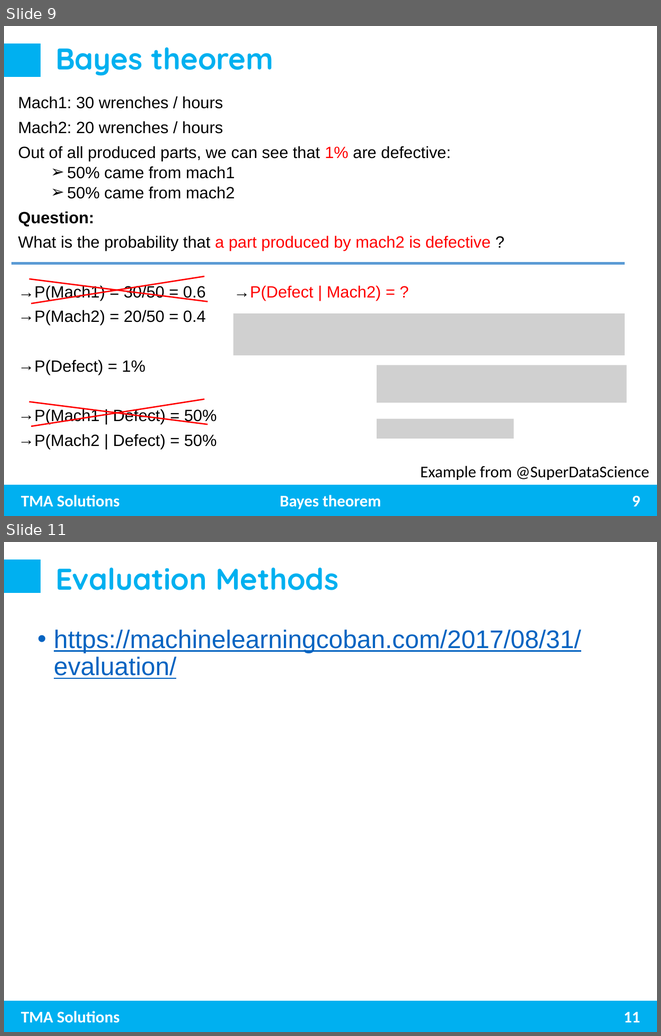
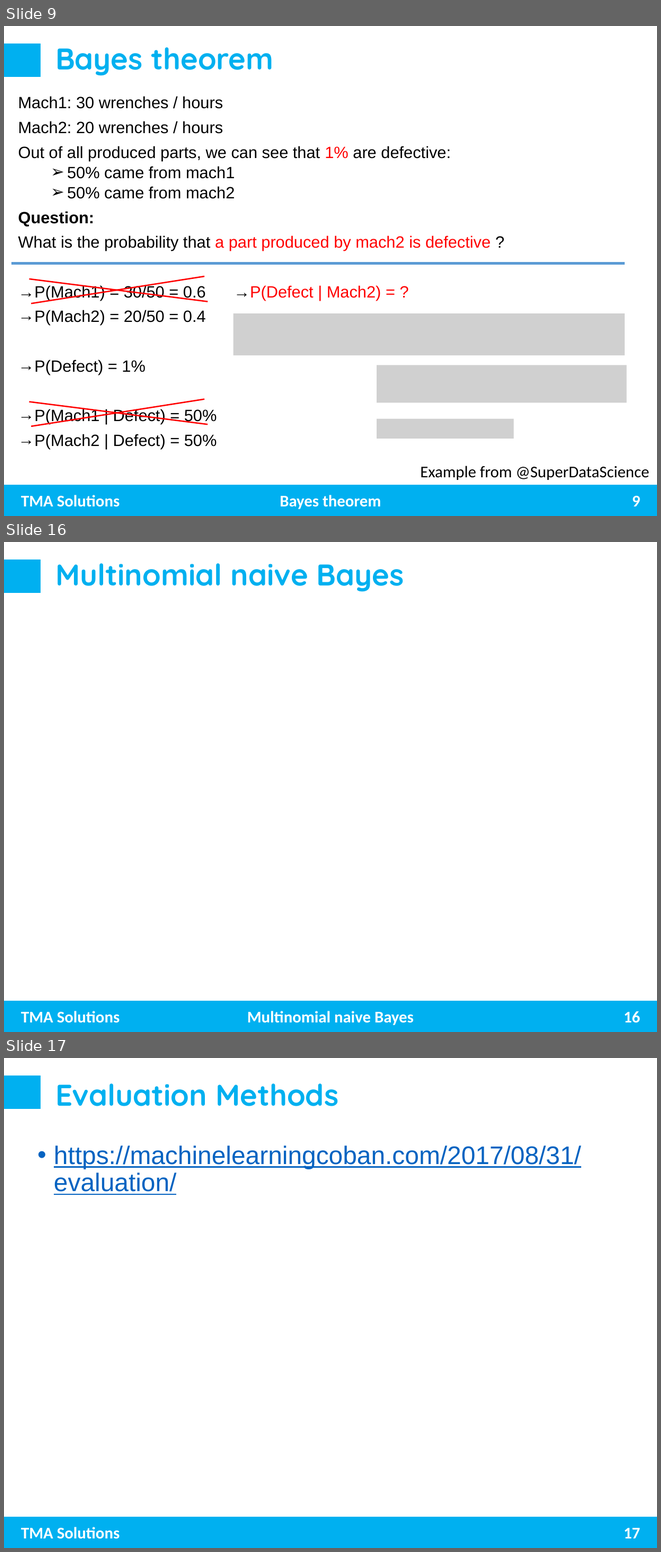
Before and after one commit to trungnghia2009/MachineLearning, a slide deck: Naive Bayes.pptx. Shown one above the other, each under a label of ours: slides 9 and 11 before the commit, slides 9, 16 and 17 after it; the slides between them are not shown. The pictures are 661x1036 and 661x1552 pixels, drawn with LibreOffice and Linux fonts; fonts in the diff are those of the drawing; grey boxes stand for pictures. Boxes give left, top, right and bottom in pixels: in the first picture for what was removed or moved away, otherwise in the second. Text is boxed around its words. In the diff, an @@ line names an element or a change of style, - is before the commit and + after.

Commit message:
add more detail to Naive Bayes

```diff
--- a/Naive Bayes.pptx
+++ b/Naive Bayes.pptx
@@ slide 16 added at [4,542,657,1032], background #FFFFFF; not listed: 3 template elements that a slide beside it also shows @@
@@ title added at [55,563,404,592], 33 pt, text #00B0F0, bold @@
+Multinomial naive Bayes
@@ text added at [247,1011,414,1025], 18 pt, text #FFFFFF, bold @@
+Multinomial naive Bayes
@@ page number added at [624,1011,640,1023], 18 pt, text #FFFFFF, bold @@
+16
@@ what was slide 11 is now slide 17 @@
@@ page number at [624,1528,640,1538]: text changed @@
-11
+17
```
Also in this commit, not shown: 3 slides changed, 5 other slides added.
